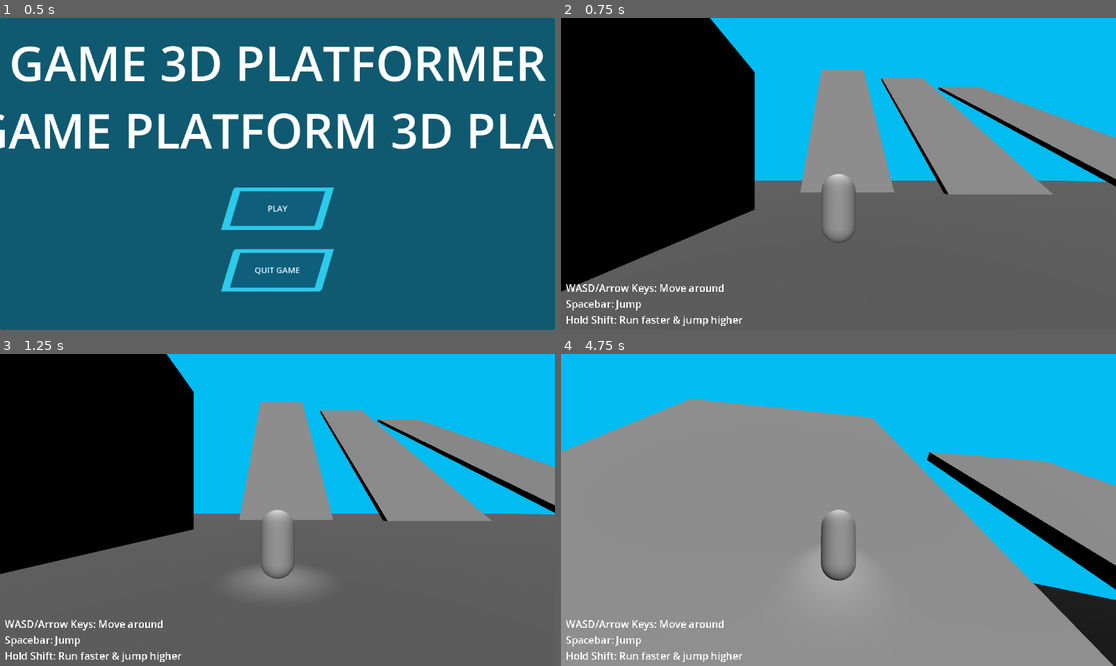
Above: before the commit, frames 1-4 (two rows, left to right).
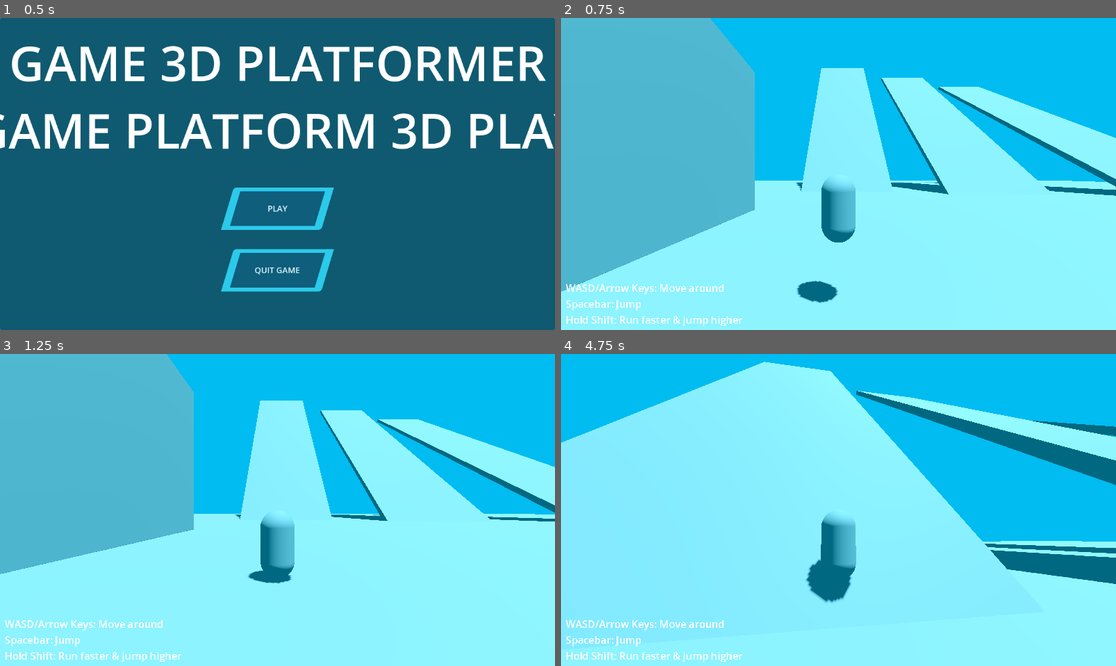
Above: after the commit, the same moments.

Repository: jackmenty/2025-Game
Game: Godot game, scene res://Scenes/Start_screen.tscn
Same seed, same stepped clock (60 frames per second), same inputs: the game is played once before the commit and once after it.
Inputs (mouse positions are in pixels of both pictures, inside the frame that each line leads up to):
- Up to frame 1 (0.5 s): no input
- Up to frame 2 (0.75 s): click "PLAY" at 0.5 s
- Up to frame 3 (1.25 s): no input
- Up to frame 4 (4.75 s): tap Enter at 1.25 s; move the mouse to (866, 510) at 1.27 s; hold Shift (sprint) 1.28-2.03 s; hold W (move_forward) from 1.28 s (still down); tap Space (jump) at 1.52, 2.27, 3.77, 4.52 s; move the mouse to (810, 510) at 2.02 s; tap Shift (sprint) at 2.1, 3.6 s; move the mouse to (849, 503) at 2.77 s; hold Shift (sprint) 2.78-3.53 s; move the mouse to (832, 516) at 3.52 s; move the mouse to (877, 513) at 4.27 s; hold Shift (sprint) from 4.28 s (still down)

Frame 1 is identical in both runs. In frame 2, 77% of the frame differs, in the area x 0-100%, y 0-100%; in frame 3, 78%; in frame 4, 81%, in the area x 0-100%, y 2-100%.

Commit message:
Added environment (world)

Diff:
--- a/Scenes/Player.tscn
+++ b/Scenes/Player.tscn
@@ -33,12 +33,6 @@
 [node name="Camera3D" type="Camera3D" parent="SpringArm3D"]
 transform = Transform3D(1, 0, 0, 0, 1, 0, 0, 0, 1, 0, 0, 2.33997)
 current = true
-
-[node name="SpotLight3D" type="SpotLight3D" parent="."]
-transform = Transform3D(1, 0, 0, 0, -4.37114e-08, 1, 0, -1, -4.37114e-08, 0, 2.14857, 0)
-light_energy = 2.24
-spot_angle = 30.7
-spot_angle_attenuation = 1.27456
 
 [node name="Menu" parent="." instance=ExtResource("3_gntrk")]
 visible = false
--- a/Scenes/Test_level.tscn
+++ b/Scenes/Test_level.tscn
@@ -6,6 +6,9 @@
 [ext_resource type="PackedScene" uid="uid://b64xgj4fgraw" path="res://Scenes/Checkpoint.tscn" id="4_mrgul"]
 [ext_resource type="PackedScene" uid="uid://bsal78eyxj5j1" path="res://Scenes/win_box.tscn" id="5_wssyp"]
 
+[sub_resource type="Environment" id="Environment_wssyp"]
+tonemap_mode = 4
+
 [node name="Level" type="Node3D"]
 
 [node name="CSGBox3D2" type="CSGBox3D" parent="."]
@@ -21,7 +24,11 @@
 [node name="Player" parent="." instance=ExtResource("1_tfsjm")]
 
 [node name="DirectionalLight3D" type="DirectionalLight3D" parent="."]
-transform = Transform3D(1, 0, 0, 0, 0.931894, 0.362731, 0, -0.362731, 0.931894, 0, 15.0978, 41.5467)
+transform = Transform3D(0.508726, -0.822262, 0.255114, 0, 0.296325, 0.955087, -0.860929, -0.485878, 0.150748, 0, 15.0978, 41.5467)
+shadow_enabled = true
+
+[node name="WorldEnvironment" type="WorldEnvironment" parent="."]
+environment = SubResource("Environment_wssyp")
 
 [node name="Damage_box" parent="." instance=ExtResource("3_rbrd7")]
 transform = Transform3D(3, 0, 0, 0, 3, 0, 0, 0, 3, 7.71301, -1.71084, 14.6632)
@@ -40,7 +47,7 @@
 size = Vector3(6.33838, 113.341, 30)
 
 [node name="CSGBox3D5" type="CSGBox3D" parent="."]
-transform = Transform3D(5.12207e-09, 2.18999e-08, 0.62712, 0.117179, -0.501011, 0, 0.117179, 0.501011, -2.74123e-08, 1.75885, 18.4339, -57.0592)
+transform = Transform3D(5.21067e-09, 2.15143e-08, 0.62712, 0.115116, -0.509678, 0, 0.119206, 0.492191, -2.74123e-08, 1.75885, 18.4339, -57.0592)
 use_collision = true
 size = Vector3(6.33838, 113.341, 30)
 
--- a/project.godot
+++ b/project.godot
@@ -71,8 +71,8 @@
 
 textures/canvas_textures/default_texture_filter=0
 lights_and_shadows/directional_shadow/soft_shadow_filter_quality=3
-anti_aliasing/quality/msaa_3d=1
 environment/defaults/default_clear_color=Color(1.15514e-06, 0.736442, 0.945687, 1)
+anti_aliasing/quality/screen_space_aa=1
 
 [xr]
 
Not shown: 1 places in Scenes/Test_level.tscn that only renumber resources
